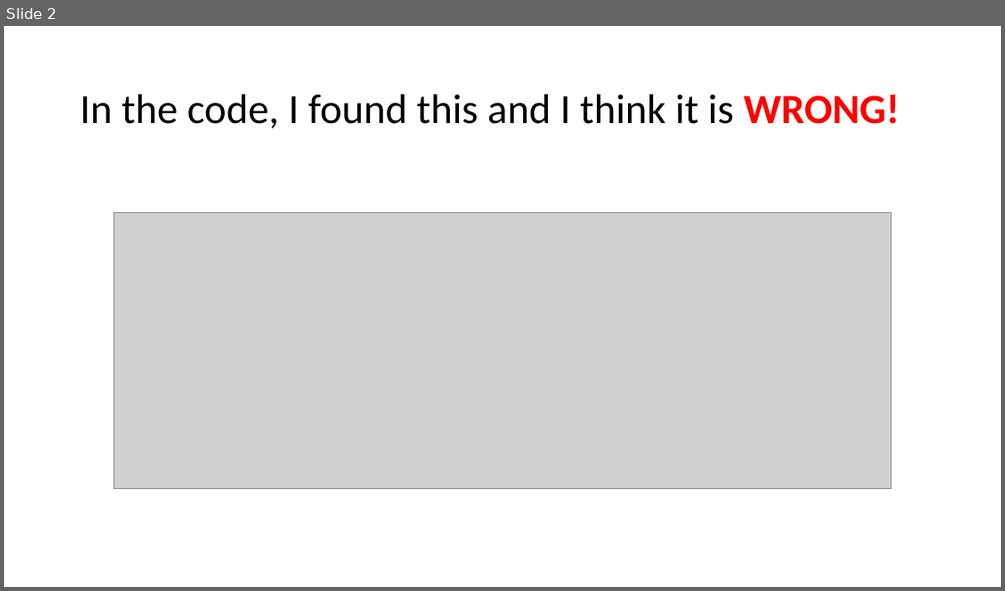
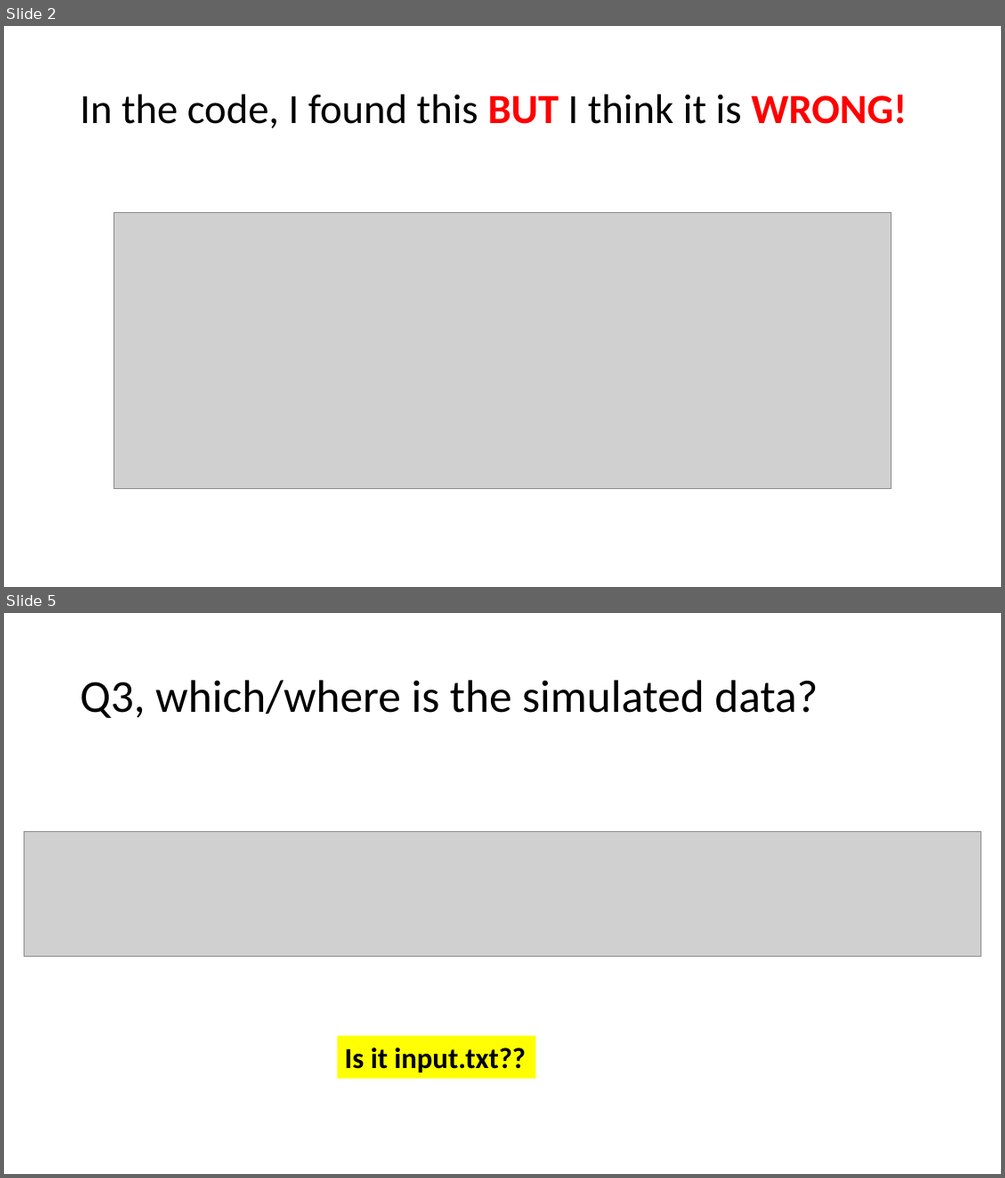
Before and after one commit to 2waybene/java4lucy, a slide deck: doc/A_question_4_instructor.pptx. Shown one above the other, each under a label of ours: slide 2 before the commit, slides 2 and 5 after it; the slides between them are not shown. The pictures are 1005x591 and 1005x1178 pixels, drawn with LibreOffice and Linux fonts; fonts in the diff are those of the drawing; grey boxes stand for pictures. Boxes give left, top, right and bottom in pixels: in the first picture for what was removed or moved away, otherwise in the second. Text is boxed around its words. In the diff, an @@ line names an element or a change of style, - is before the commit and + after.

```diff
--- a/doc/A_question_4_instructor.pptx
+++ b/doc/A_question_4_instructor.pptx
@@ slide 5 added at bbox=[4, 613, 1001, 1174], background #FFFFFF @@
@@ title added at bbox=[80, 680, 817, 718], 44 pt, text #000000 @@
+Q3, which/where is the simulated data?
@@ picture added at bbox=[24, 831, 981, 957] @@
@@ rectangle added at bbox=[338, 1036, 535, 1078], fill #FFFF00, 28 pt, text #000000, bold @@
+Is it input.txt??
@@ slide 2 changed as well @@
@@ title at bbox=[80, 94, 906, 128]: text changed @@
-In the code, I found this and I think it is WRONG!
+In the code, I found this BUT I think it is WRONG!
```
Also in this commit, not shown: 1 other slide changed, 4 other slides added, 3 other files.
